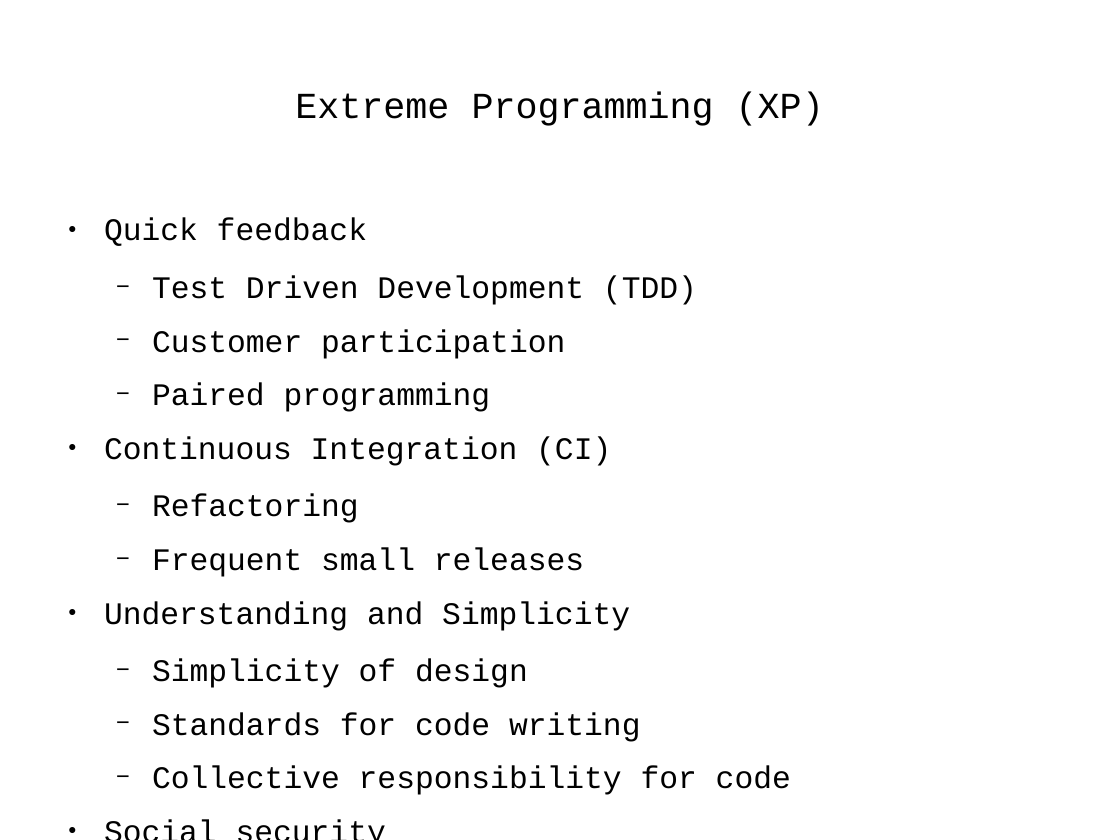
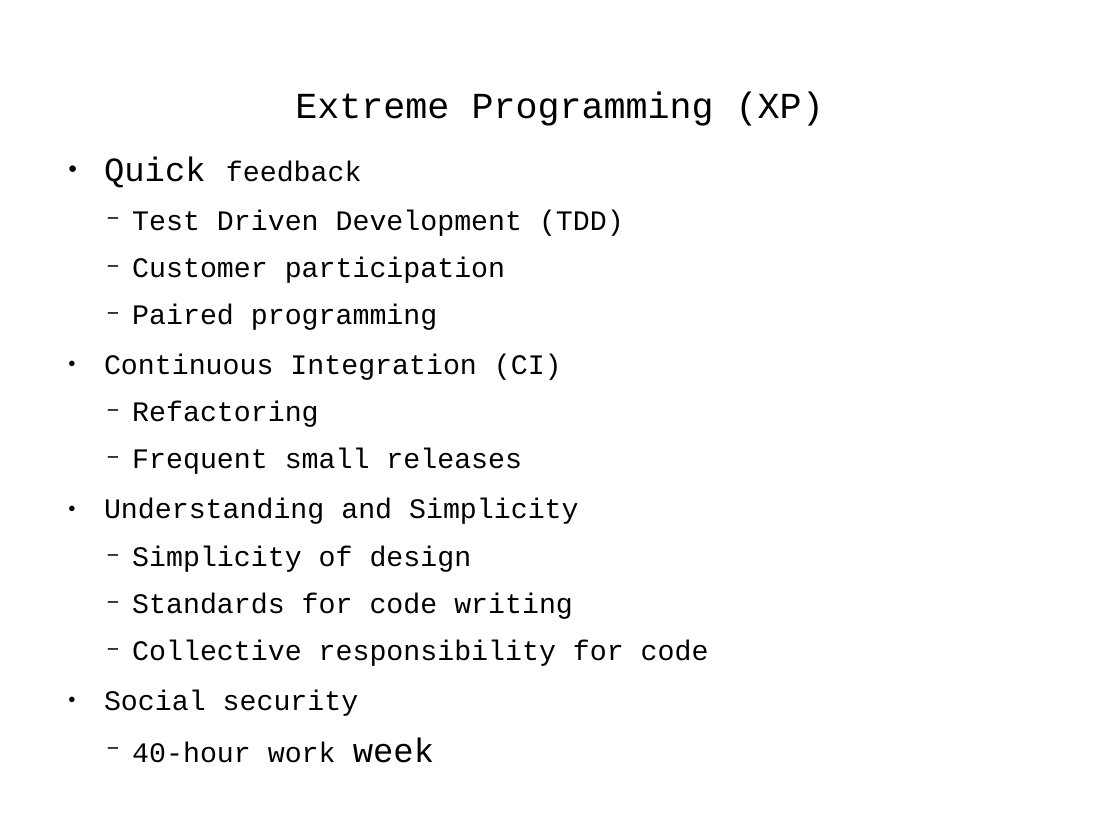
Before and after one commit to j-avdeev/EnterpriseSystemsDevelopment, a slide deck: slide 2 of Lec4 - Agile/Enterprise System Development - lec day4 - Agile.odp. Drawn at 1120x840 pixels with LibreOffice and Linux fonts; fonts in the diff are those of the drawing. Boxes give left, top, right and bottom in pixels: in the first picture for what was removed or moved away, otherwise in the second. Text is boxed around its words. In the diff, an @@ line names an element or a change of style, - is before the commit and + after.

```diff
--- a/Lec4 - Agile/Enterprise System Development - lec day4 - Agile.odp
+++ b/Lec4 - Agile/Enterprise System Development - lec day4 - Agile.odp
@@ text "Quick feedback" at bbox=[104, 156, 709, 763]: size 22.2 to 24 pt in "Quick", "week"; size 22.2 to 20 pt; indent changed; line spacing 1 to 0.9; line spacing 1 to 0.8; more space between paragraphs @@
```
Also in this commit, not shown: 27 other slides changed, 5 other files.
